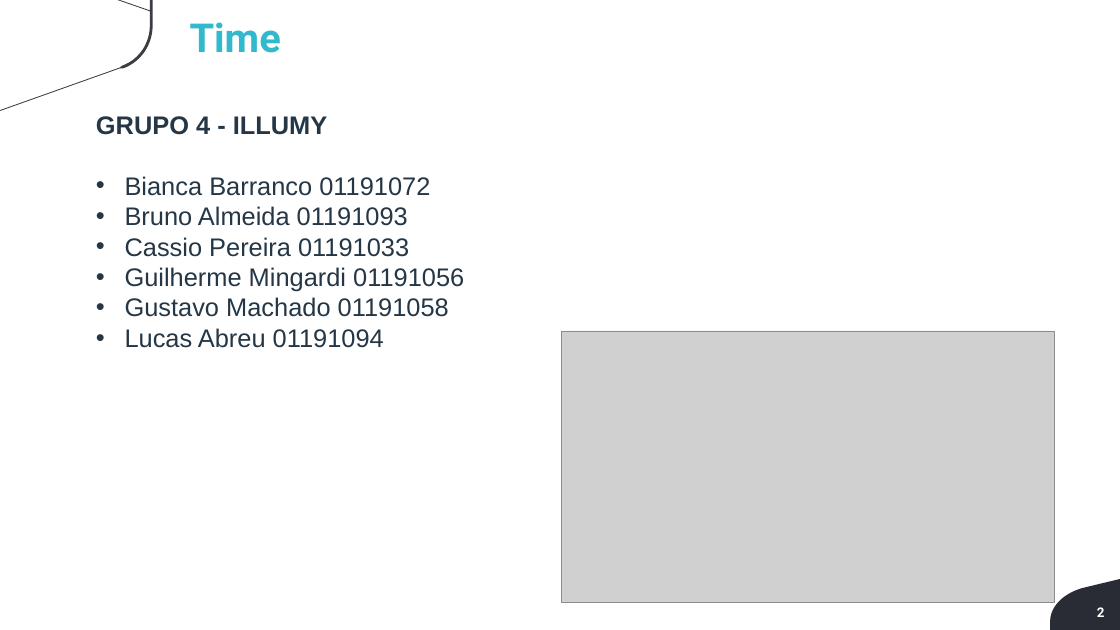
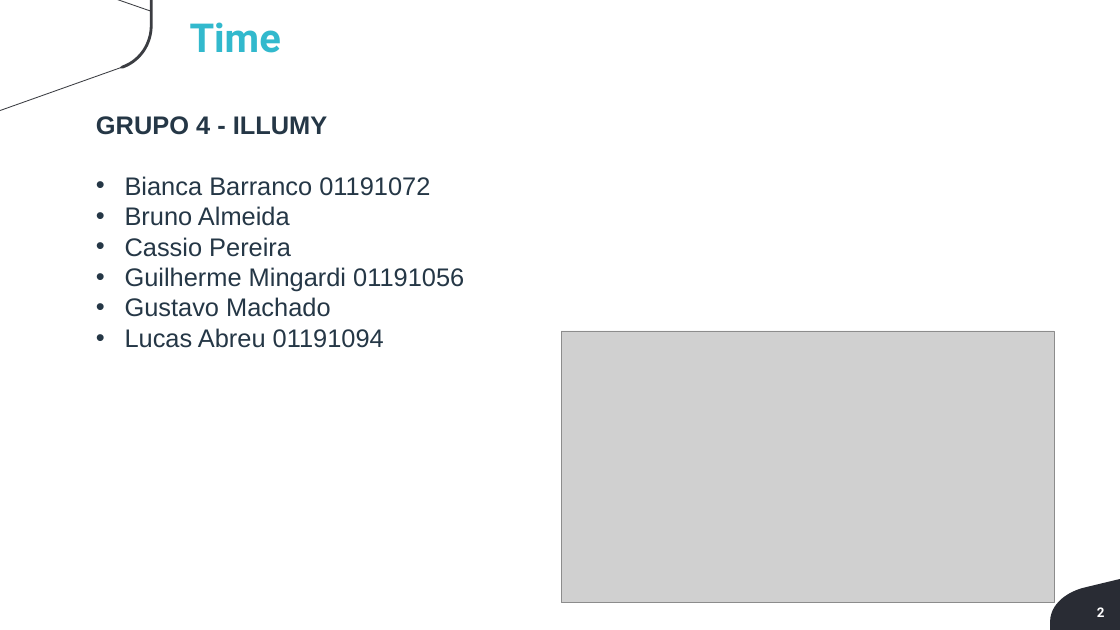
Before and after one commit to guimingardi/C-ynvest, a slide deck: slide 2 of Documentação/Sprint-2/Pesquisa e Inovacao- lições aprendidas.pptx. Drawn at 1120x630 pixels with LibreOffice and Linux fonts; fonts in the diff are those of the drawing; grey boxes stand for pictures; background and template pictures are left out. Boxes give left, top, right and bottom in pixels: in the first picture for what was removed or moved away, otherwise in the second. Text is boxed around its words. In the diff, an @@ line names an element or a change of style, - is before the commit and + after.

```diff
--- a/Documentação/Sprint-2/Pesquisa e Inovacao- lições aprendidas.pptx
+++ b/Documentação/Sprint-2/Pesquisa e Inovacao- lições aprendidas.pptx
@@ text at bbox=[125, 206, 291, 257]: text changed @@
-• Bruno Almeida 01191093
-• Cassio Pereira 01191033
+• Bruno Almeida
+• Cassio Pereira
@@ text at bbox=[125, 297, 330, 317]: text changed @@
-• Gustavo Machado 01191058
+• Gustavo Machado
```
Also in this commit, not shown: 4 slides removed.
